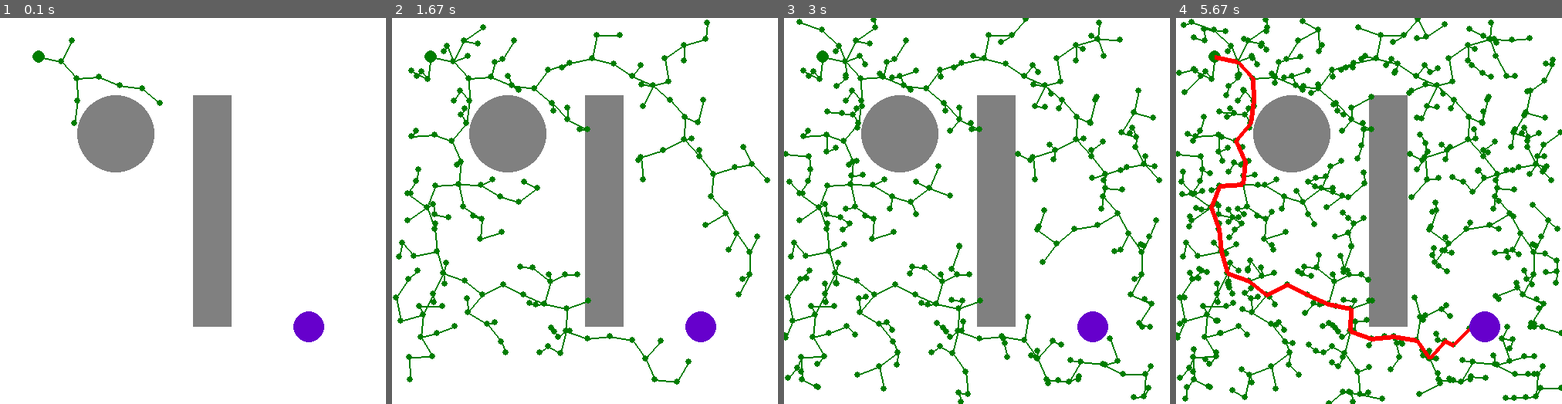
Above: before the commit, frames 1-4 (left to right).
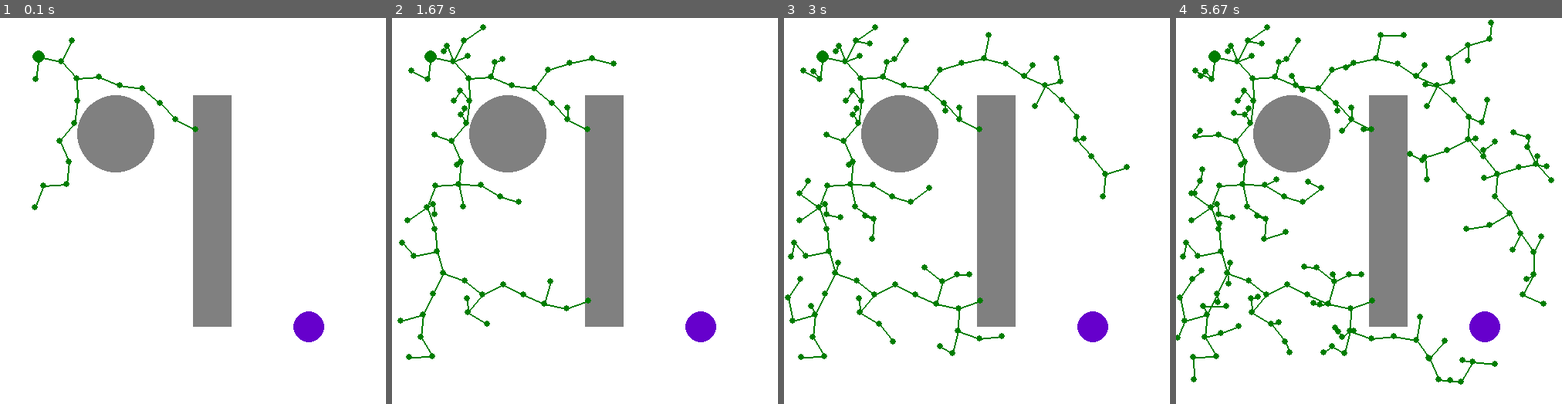
Above: after the commit, the same moments.

Repository: rafaelbarretorb/Path-Planning-Pygame
Game: pygame game, started from RRT/rrt.py
The game is run twice, just before and just after one commit, with the same random seed, the same clock (stepped at 60 frames per second) and the same inputs. The source is Python 2; it was converted automatically to run under Python 3.
Inputs:
- Up to frame 1 (0.1 s): no input
- Up to frame 2 (1.67 s): no input
- Up to frame 3 (3 s): no input
- Up to frame 4 (5.67 s): no input

The runs differ from the first frame. In frame 1, 0.3% of the frame differs, in the area x 8-52%, y 11-50%; in frame 2, 2.8%; in frame 3, 4.6%; in frame 4, 9.1%, in the area x 0-100%, y 0-100%.

Commit message:
add print info about path cost

Diff:
--- a/RRT/rrt.py
+++ b/RRT/rrt.py
@@ -80,7 +80,7 @@
 
 	def keep_searching(self):
 		""" ."""
-		tree_size = self.tree.get_nodes_length()
+		tree_size = self.tree.get_tree_size()
 		if tree_size > self.max_num_nodes:
 			return False
 		else:
--- a/RRT/rrt_star.py
+++ b/RRT/rrt_star.py
@@ -7,6 +7,7 @@
 from tree import Tree
 from helper_functions import dist
 from node import Node
+from datetime import datetime
 
 from obstacles import Obstacles
 
@@ -19,12 +20,12 @@
                  start_point, goal_point,
                  max_num_nodes, min_num_nodes,
                  goal_tolerance, epsilon_min, epsilon_max, screen,
-                 obstacles, obs_resolution):
+                 obstacles, obs_resolution, max_path_cost):
         self.screen = screen
         self.obstacles = obstacles
         self.obs_resolution = obs_resolution
+        self.max_path_cost = max_path_cost
 
-        self.nodes = list()
         self.start_point = start_point
         self.goal_point = goal_point
 
@@ -32,7 +33,6 @@
         self.min_num_nodes = min_num_nodes
         self.epsilon_min = epsilon_min
         self.epsilon_max = epsilon_max
-
 
         self.goal_tolerance = goal_tolerance
         self.goal_found = False
@@ -54,12 +54,17 @@
         self.tree.set_goal(Node(goal_point, None))
         self.goal_node = self.tree.get_goal()
 
+        self.start_time = datetime.now()
+        self.end_time = 0.0
+        print ''
+
     def constant_draw(self):
         # GOAL POINT --> GRAY CIRCLE
         pygame.draw.circle(self.screen, PURPLE, self.goal_point, self.goal_tolerance)
 
     def planning(self):
         """ ."""
+        path = []
         while self.keep_searching():
             self.constant_draw()
             pygame.display.update()
@@ -71,8 +76,8 @@
 
             if not self.goal_found:
                 if self.is_goal_reached(new_node, self.goal_node):
-
                     self.goal_found = True
+                    print 'Tree size when goal found: ' + str(self.tree.get_tree_size())
 
                     # new node is the final goal
                     self.goal_node = self.tree.set_goal(new_node)
@@ -80,22 +85,26 @@
             else:
                 path = self.tree.compute_path()
 
-            # TODO Remove
-            if len(self.nodes) > self.min_num_nodes:
-                return path
-
-        return [], []
+        return path
 
     def keep_searching(self):
         """ ."""
-        if not self.goal_found:
-            return True
+        tree_size = self.tree.get_tree_size()
+        self.end_time = datetime.now()
+        duration = self.end_time - self.start_time
+
+        if tree_size < self.max_num_nodes:
+            if not self.goal_found:
+                return True
+            else:
+                if tree_size > self.min_num_nodes and self.tree.get_path_cost() <= self.max_path_cost:
+                    self.print_final_info(tree_size, duration, self.tree.get_path_cost())
+                    return False
+                else:
+                    return True
         else:
-            tree_size = self.tree.get_nodes_length()
-            if tree_size > self.max_num_nodes or path_cost > self.min_path_cost:
-                return False
-            else:
-                return True
+            self.print_final_info(tree_size, duration, self.tree.get_path_cost())
+            return False
 
     def is_goal_reached(self, n1, n2):
         distance = dist(n1.point, n2.point)
@@ -103,13 +112,22 @@
             return True
         return False
 
+    def print_final_info(self, tree_size, duration, path_cost=None):
+        if path_cost == None:
+            print 'Path NOT found.'
+        else:
+            print 'Path cost: ' + str(self.tree.get_path_cost())
+
+        print 'Algorithm duration: ' + str(duration.total_seconds())
+        print 'Number of nodes: ' + str(tree_size)
+
 
 def main():
     XDIM = 500
     YDIM = 500
     WINSIZE = (XDIM, YDIM)
-    MAX_NUM_NODES = 800
-    MIN_NUM_NODES = 400
+    MAX_NUM_NODES = 5000
+    MIN_NUM_NODES = 0
     pygame.init()
     screen = pygame.display.set_mode(WINSIZE)
     pygame.display.set_caption('RRT* Path Planning')
@@ -126,15 +144,17 @@
 
     start_point = (50, 50)
     goal_point = (400, 400)
-    goal_tolerance = 20
+    goal_tolerance = 10
+    max_path_cost = 565
 
     rrt_star = RRTStar(start_point, goal_point, MAX_NUM_NODES, MIN_NUM_NODES,
                        goal_tolerance, 0, 30, screen,
-                       obs, obs_resolution)
+                       obs, obs_resolution, max_path_cost)
 
     path = rrt_star.planning()
-    print "Final Path: "
+    print 'Final Path: '
     print path
+    print ''
 
     while running:
         for event in pygame.event.get():
--- a/RRT/rrt_star_dual_tree.py
+++ b/RRT/rrt_star_dual_tree.py
@@ -73,7 +73,7 @@
 
             if self.goal_found:
                 path = self.tree.compute_path()
-                if self.tree.get_nodes_length() > self.min_num_nodes:
+                if self.tree.get_tree_size() > self.min_num_nodes:
                     return path
 
         return path
@@ -111,8 +111,8 @@
         if not self.goal_found:
             return True
         else:
-            start_size = self.start_tree.get_nodes_length()
-            goal_size = self.goal_tree.get_nodes_length()
+            start_size = self.start_tree.get_tree_size()
+            goal_size = self.goal_tree.get_tree_size()
             if start_size > self.max_num_nodes or goal_size > self.max_num_nodes:
                 return False
             else:
@@ -124,8 +124,8 @@
     YDIM = 500
     WINSIZE = [XDIM, YDIM]
     EPSILON = 7.0
-    MAX_NUM_NODES = 1000
-    MIN_NUM_NODES = 500
+    MAX_NUM_NODES = 5000
+    MIN_NUM_NODES = 0
     pygame.init()
     screen = pygame.display.set_mode(WINSIZE)
     pygame.display.set_caption('RRT* Dual Tree Path Planning')
--- a/RRT/rrt_star_smart.py
+++ b/RRT/rrt_star_smart.py
@@ -3,10 +3,11 @@
 import pygame
 import sys
 
-from constants import GREEN, RED, BLACK, WHITE, YELLOW, PURPLE
+from constants import GREEN, RED, BLACK, WHITE, YELLOW, PURPLE, GRAY
 from tree import Tree
 from helper_functions import dist
 from node import Node
+from datetime import datetime
 
 from obstacles import Obstacles
 
@@ -14,15 +15,16 @@
 
 
 class RRTStarSmart:
-	""" Class for RRT* Path Planning."""
+	""" Class for RRT*-Smart Path Planning."""
 	def __init__(self,
 				 start_point, goal_point,
 				 max_num_nodes, min_num_nodes,
 				 goal_tolerance, epsilon_min, epsilon_max, screen,
-				 obstacles, obs_resolution):
+				 obstacles, obs_resolution, max_path_cost):
 		self.screen = screen
 		self.obstacles = obstacles
 		self.obs_resolution = obs_resolution
+		self.max_path_cost = max_path_cost
 		self.nodes = list()
 		self.start_point = start_point
 		self.goal_point = goal_point
@@ -53,6 +55,10 @@
 		self.goal_node = self.tree.get_goal()
 		self.n = None
 
+		self.start_time = datetime.now()
+		self.end_time = 0.0
+		print ''
+
 	def constant_draw(self):
 		""" . """
 		# GOAL POINT --> GRAY CIRCLE
@@ -80,6 +86,7 @@
 				if not self.goal_found:
 					if self.is_goal_reached(new_node, self.goal_node):
 						self.goal_found = True
+						print 'Tree size when goal found: ' + str(self.tree.get_tree_size())
 						self.n = i
 
 						# new node is the final goal
@@ -93,15 +100,22 @@
 
 	def keep_searching(self):
 		""" ."""
-		# TODO ???
-		if not self.goal_found:
-			return True
+		tree_size = self.tree.get_tree_size()
+		self.end_time = datetime.now()
+		duration = self.end_time - self.start_time
+
+		if tree_size < self.max_num_nodes:
+			if not self.goal_found:
+				return True
+			else:
+				if tree_size > self.min_num_nodes and self.tree.get_path_cost() <= self.max_path_cost:
+					self.print_final_info(tree_size, duration, self.tree.get_path_cost())
+					return False
+				else:
+					return True
 		else:
-			tree_size = self.tree.get_nodes_length()
-			if tree_size > self.max_num_nodes:
-				return False
-			else:
-				return True
+			self.print_final_info(tree_size, duration, self.tree.get_path_cost())
+			return False
 
 	def is_goal_reached(self, n1, n2):
 		distance = dist(n1.point, n2.point)
@@ -109,13 +123,22 @@
 			return True
 		return False
 
+	def print_final_info(self, tree_size, duration, path_cost=None):
+		if path_cost == None:
+			print 'Path NOT found.'
+		else:
+			print 'Path cost: ' + str(self.tree.get_path_cost())
+
+		print 'Algorithm duration: ' + str(duration.total_seconds())
+		print 'Number of nodes: ' + str(tree_size)
+
 
 def main():
 	XDIM = 500
 	YDIM = 500
 	WINSIZE = (XDIM, YDIM)
-	MAX_NUM_NODES = 800
-	MIN_NUM_NODES = 400
+	MAX_NUM_NODES = 5000
+	MIN_NUM_NODES = 0
 	pygame.init()
 	# set_mode(size=(0, 0), flags=0, depth=0, display=0, vsync=0)
 	screen = pygame.display.set_mode(WINSIZE, pygame.RESIZABLE, 32)
@@ -123,19 +146,20 @@
 	screen.fill(WHITE)
 
 	# Obstacles
-	obs = Obstacles(screen, BLACK)
+	obs = Obstacles(screen, GRAY)
 	obs.make_circle(150, 150, 50)
 	obs.make_rect(250, 100, 50, 300)
 	obs.draw()
 
 	start_point = (50, 50)
-	goal_point = (450, 450)
-	goal_tolerance = 20
+	goal_point = (400, 400)
+	goal_tolerance = 10
 	obs_resolution = 5
+	max_path_cost = 565
 	rrt_star_smart = RRTStarSmart(start_point, goal_point,
 	                              MAX_NUM_NODES, MIN_NUM_NODES,
-				                goal_tolerance, 0, 30, screen,
-								obs, obs_resolution)
+				                  goal_tolerance, 0, 30, screen,
+								  obs, obs_resolution, max_path_cost)
 
 	path = rrt_star_smart.planning()
 	pause = True
--- a/RRT/rrt_star_smart_dual_tree.py
+++ b/RRT/rrt_star_smart_dual_tree.py
@@ -5,6 +5,7 @@
 
 from constants import GREEN, RED, BLACK, WHITE, GRAY
 from tree import Tree
+from datetime import datetime
 
 from obstacles import Obstacles
 
@@ -15,7 +16,7 @@
                  max_num_nodes, min_num_nodes,
                  goal_tolerance, epsilon_min, epsilon_max, screen,
                  obstacles, obs_resolution,
-				 biasing_ratio, min_path_cost):
+				 biasing_ratio, max_path_cost):
 		self.screen = screen
 		self.obstacles = obstacles
 		self.obs_resolution = obs_resolution
@@ -36,7 +37,7 @@
 								connection_color=GREEN,
 								goal_node_color=RED,
 								path_color=BLACK,
-								goal_tolerance=20,
+								goal_tolerance=goal_tolerance,
 								epsilon_min=epsilon_min,
 								epsilon_max=epsilon_max,
 								max_num_nodes=5000,
@@ -51,7 +52,7 @@
 								connection_color=RED,
 								goal_node_color=GREEN,
 								path_color=BLACK,
-								goal_tolerance=20,
+								goal_tolerance=goal_tolerance,
 								epsilon_min=epsilon_min,
 								epsilon_max=epsilon_max,
 								max_num_nodes=5000,
@@ -68,10 +69,17 @@
 		self.it = 0
 		self.biasing_ratio = biasing_ratio
 
+		self.max_path_cost = max_path_cost
+
+		self.start_time = datetime.now()
+		self.end_time = 0.0
+		print ''
+
 	def planning(self):
 		""" ."""
 		j = 1
 		first_path_computed = False
+		path = []
 		while self.keep_searching():
 			if self.n != None and self.it == (self.n + j*self.biasing_ratio):
 				self.tree.grow_tree(random_sample=False)
@@ -105,6 +113,8 @@
 
 			if not self.goal_found:
 				if other_tree_obj.attempt_connect(new_node):
+					self.tree = tree_obj
+					print 'Tree size when goal found: ' + str(self.tree.get_tree_size())
 					self.goal_found = True
 
 					# Set n
@@ -114,9 +124,6 @@
 					# Block Other Tree
 					other_tree_obj.block_tree()
 
-					# # TODO review remove
-					self.tree = tree_obj
-
 					n_nearest_ext = other_tree_obj.get_n_nearest_external()
 
 					# Get nodes path from OTHER Tree
@@ -129,20 +136,41 @@
 
 	def keep_searching(self):
 		""" ."""
-		start_size = self.start_tree.get_nodes_length()
-		goal_size = self.goal_tree.get_nodes_length()
-		if start_size > self.max_num_nodes or goal_size > self.max_num_nodes:
+		tree_size = max(self.start_tree.get_tree_size(), self.goal_tree.get_tree_size() )
+
+		self.end_time = datetime.now()
+		duration = self.end_time - self.start_time
+
+		if tree_size < self.max_num_nodes:
+			if not self.goal_found:
+				return True
+			else:
+				if tree_size > self.min_num_nodes and self.tree.get_path_cost() <= self.max_path_cost:
+					self.print_final_info(tree_size, duration, self.tree.get_path_cost())
+					return False
+				else:
+					return True
+		else:
+			self.print_final_info(tree_size, duration, self.tree.get_path_cost())
 			return False
+
+	def print_final_info(self, tree_size, duration, path_cost=None):
+		if path_cost == None:
+			print 'Path NOT found.'
 		else:
-			return True
+			print 'Path cost: ' + str(self.tree.get_path_cost())
+
+		print 'Algorithm duration: ' + str(duration.total_seconds())
+		print 'Number of nodes: ' + str(tree_size)
+
 
 
 def main():
 	XDIM = 500
 	YDIM = 500
 	WINSIZE = [XDIM, YDIM]
-	MAX_NUM_NODES = 800
-	MIN_NUM_NODES = 400
+	MAX_NUM_NODES = 5000
+	MIN_NUM_NODES = 0
 	pygame.init()
 	screen = pygame.display.set_mode(WINSIZE)
 	pygame.display.set_caption('RRT*-Smart Dual Tree Path Planning')
@@ -160,14 +188,15 @@
 
 	start_point = (50, 50)
 	goal_point = (400, 400)
-	goal_tolerance = 20
-
-	bias_ratio = 50
+	goal_tolerance = 10
+
+	bias_ratio = 100
+	max_path_cost = 565
 
 	rrt_star_smart_dual = RRTStarSmartDualTree(start_point, goal_point,
 								MAX_NUM_NODES, MIN_NUM_NODES, goal_tolerance, 0, 30,
 								screen, obs, obs_resolution,
-								bias_ratio)
+								bias_ratio, max_path_cost)
 
 	path = rrt_star_smart_dual.planning()
 
--- a/RRT/tree.py
+++ b/RRT/tree.py
@@ -73,7 +73,7 @@
 
 		pygame.display.update()
 
-	def get_nodes_length(self):
+	def get_tree_size(self):
 		""" ."""
 		return len(self.nodes)
 
@@ -132,7 +132,7 @@
 
 	def grow_tree(self, random_sample=True, samples_per_beacon=5, optimization=True):
 		""" ."""
-		time.sleep(0.01)
+		# time.sleep(0.01)
 		found_next = False
 		if random_sample:
 			while found_next == False:
@@ -428,7 +428,7 @@
 		""" Compute the path cost."""
 		cost = 0
 		for i in range(len(path) - 1):
-			cost = dist(path[i], path[i+1])
+			cost = cost + dist(path[i], path[i+1])
 
 		self.path_cost = cost
 
